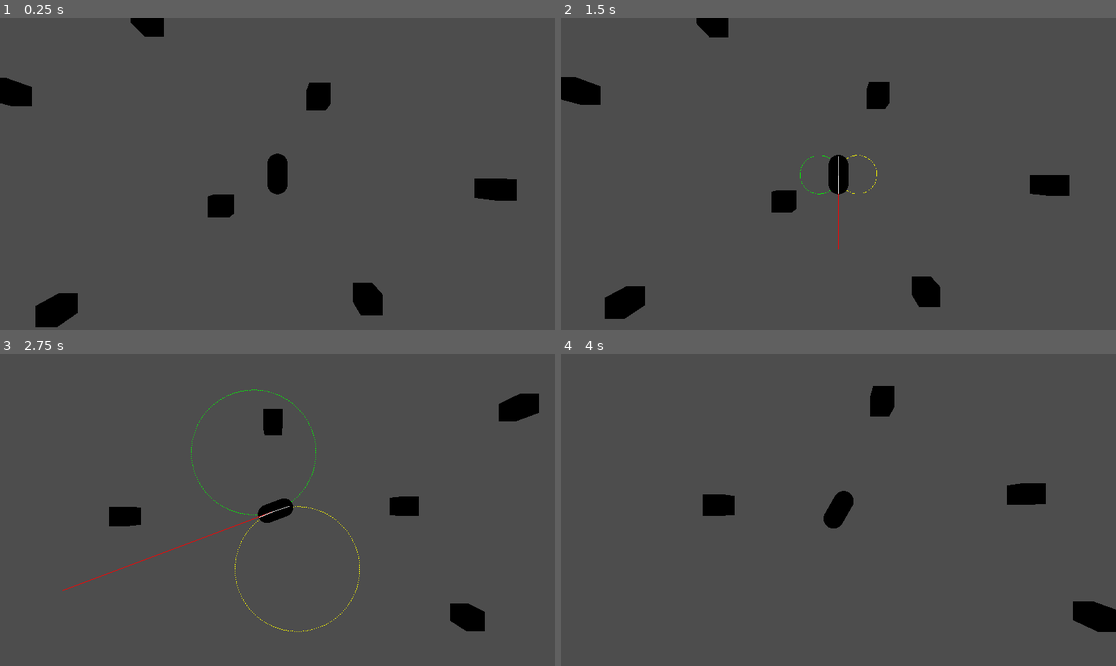
Above: before the commit, frames 1-4 (two rows, left to right).
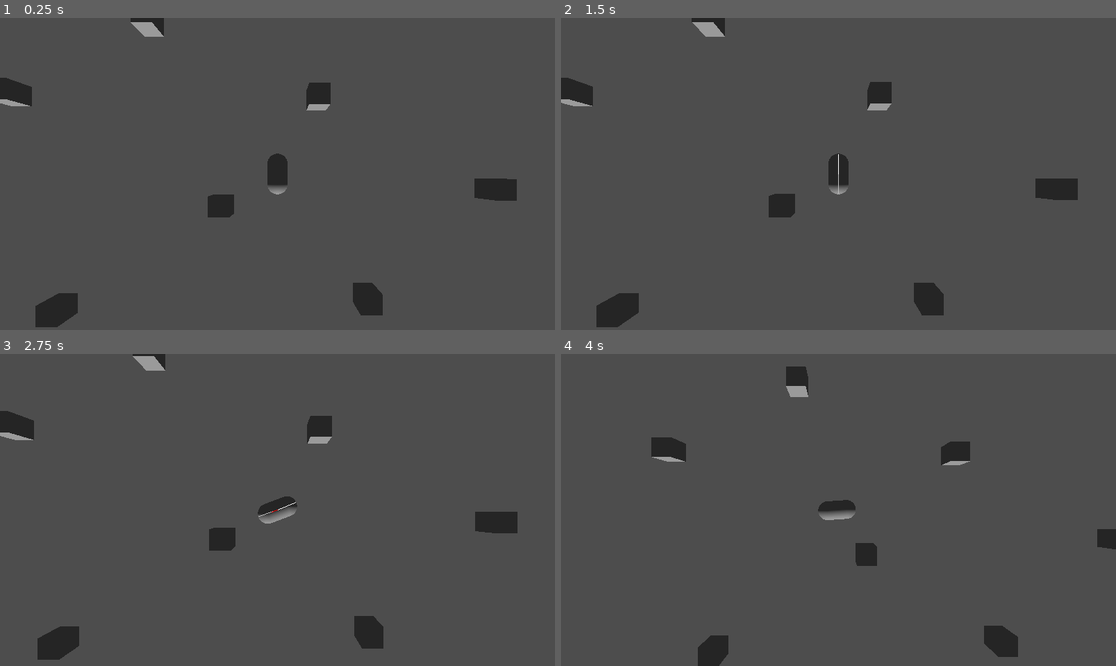
Above: after the commit, the same moments.

Repository: Herodegon/cargamedemo
Game: Godot game, scene res://scenes/game.tscn
The game is run twice, just before and just after one commit, with the same random seed, the same clock (stepped at 60 frames per second) and the same inputs.
Inputs:
- Up to frame 1 (0.25 s): no input
- Up to frame 2 (1.5 s): tap Enter at 0.5 s; hold D (turn_right) 0.53-1.28 s; hold F 0.53-1.28 s; tap Space at 1.25 s; hold S (brake) from 1.28 s (still down); tap P at 1.35 s
- Up to frame 3 (2.75 s): release S (brake) at 2.03 s; hold D (turn_right) from 2.03 s (still down); hold F from 2.03 s (still down)
- Up to frame 4 (4 s): release D (turn_right) at 2.78 s; release F at 2.78 s; hold W (accelerate) 2.78-3.53 s; tap P at 2.85 s; hold A (turn_left) from 3.53 s (still down); hold F from 3.53 s (still down)

The runs differ from the first frame. In frame 1, 3.6% of the frame differs, in the area x 0-94%, y 0-100%; in frame 2, 4.3%; in frame 3, 5.7%, in the area x 0-98%, y 0-98%; in frame 4, 5.0%.

Commit message:
Begin shader testing

Diff:
--- /dev/null
+++ b/scenes/game.gd
@@ -0,0 +1,35 @@
+extends Node3D
+
+var game_timer := 0.0
+var is_game_start = false
+
+var objects: Dictionary = {
+    # Player
+    "ObjPlayer": preload("res://scenes/obj_player.tscn"),
+
+    # Enemies
+
+    # Movables
+
+    # Barriers
+    "ObjBarrier": preload("res://scenes/obj_cube.tscn")
+}
+
+func round_time(time: float, precision: int = 2) -> float:
+    var factor := pow(10, precision)
+    return round(time * factor) / factor
+
+func _ready() -> void:
+    # Initialize game scene
+    var player = objects["ObjPlayer"].instantiate()
+    add_child(player)
+
+func _process(delta: float) -> void:
+    # Update timer
+    if (get_node("ObjPlayer") != null):
+        if (!is_game_start):
+            is_game_start = true
+        else:
+            game_timer += delta
+        game_timer = round_time(game_timer, 2)
+        #print("Game Timer: ", game_timer)
--- a/scenes/game.tscn
+++ b/scenes/game.tscn
@@ -1,11 +1,21 @@
-[gd_scene load_steps=3 format=3 uid="uid://b1ay0ep3pxx8l"]
+[gd_scene load_steps=6 format=3 uid="uid://b1ay0ep3pxx8l"]
 
+[ext_resource type="Script" uid="uid://ce2cjvsigsh58" path="res://scenes/game.gd" id="1_lnu2h"]
 [ext_resource type="PackedScene" uid="uid://lnlrcyj7p2oo" path="res://scenes/obj_cube.tscn" id="1_yqjtg"]
-[ext_resource type="PackedScene" uid="uid://b45r16egtn4eu" path="res://scenes/obj_player.tscn" id="2_lnu2h"]
+
+[sub_resource type="Environment" id="Environment_yqjtg"]
+
+[sub_resource type="CameraAttributesPhysical" id="CameraAttributesPhysical_lnu2h"]
+
+[sub_resource type="Compositor" id="Compositor_lbhrr"]
 
 [node name="Game" type="Node3D"]
+script = ExtResource("1_lnu2h")
 
-[node name="ObjPlayer" parent="." instance=ExtResource("2_lnu2h")]
+[node name="WorldEnvironment" type="WorldEnvironment" parent="."]
+environment = SubResource("Environment_yqjtg")
+camera_attributes = SubResource("CameraAttributesPhysical_lnu2h")
+compositor = SubResource("Compositor_lbhrr")
 
 [node name="ObjCube" parent="." instance=ExtResource("1_yqjtg")]
 transform = Transform3D(1, 0, 0, 0, 1, 0, 0, 0, 1, 1.98462, 0, -3.7778)
@@ -48,3 +58,6 @@
 
 [node name="ObjCube14" parent="." instance=ExtResource("1_yqjtg")]
 transform = Transform3D(1, 0, 0, 0, 1, 0, 0, 0, 1, 28.1375, 0, -11.1337)
+
+[node name="DirectionalLight3D" type="DirectionalLight3D" parent="."]
+transform = Transform3D(1, 0, 0, 0, 1, 0, 0, 0, 1, -15, 30, 15)
--- /dev/null
+++ b/scenes/obj_hud.tscn
@@ -0,0 +1,9 @@
+[gd_scene format=3 uid="uid://d0r6lc8ribirx"]
+
+[node name="ObjHud" type="Control"]
+layout_mode = 3
+anchors_preset = 15
+anchor_right = 1.0
+anchor_bottom = 1.0
+grow_horizontal = 2
+grow_vertical = 2
--- a/scenes/obj_wheel.tscn
+++ /dev/null
@@ -1,23 +0,0 @@
-[gd_scene load_steps=4 format=3 uid="uid://b0w775wpb6kn3"]
-
-[ext_resource type="Script" uid="uid://bh81nu512arf" path="res://scripts/obj_wheel.gd" id="1_tb0pc"]
-
-[sub_resource type="CylinderShape3D" id="CylinderShape3D_kfkat"]
-height = 0.5
-radius = 0.25
-
-[sub_resource type="CylinderMesh" id="CylinderMesh_tb0pc"]
-top_radius = 0.25
-bottom_radius = 0.25
-height = 0.5
-
-[node name="ObjWheel" type="Area3D"]
-script = ExtResource("1_tb0pc")
-
-[node name="CollisionShape3D" type="CollisionShape3D" parent="."]
-transform = Transform3D(1, 0, 0, 0, -4.37114e-08, -1, 0, 1, -4.37114e-08, 0, 0, 0)
-shape = SubResource("CylinderShape3D_kfkat")
-
-[node name="MeshInstance3D" type="MeshInstance3D" parent="."]
-transform = Transform3D(1, 0, 0, 0, -4.37114e-08, -1, 0, 1, -4.37114e-08, 0, 0, 0)
-mesh = SubResource("CylinderMesh_tb0pc")
--- /dev/null
+++ b/scenes/shader_test.tscn
@@ -0,0 +1,18 @@
+[gd_scene load_steps=5 format=3 uid="uid://bbkj8fcu6vi7o"]
+
+[ext_resource type="PackedScene" uid="uid://lnlrcyj7p2oo" path="res://scenes/obj_cube.tscn" id="1_3x27y"]
+[ext_resource type="Texture2D" uid="uid://dbatwg23fm1ss" path="res://icon.svg" id="1_im7wb"]
+[ext_resource type="Shader" uid="uid://dk6686g1yacb0" path="res://scripts/shader_test.gdshader" id="2_sju7m"]
+
+[sub_resource type="ShaderMaterial" id="ShaderMaterial_fthar"]
+shader = ExtResource("2_sju7m")
+
+[node name="ObjShaderTest" type="Node"]
+
+[node name="Shader3DTest" parent="." instance=ExtResource("1_3x27y")]
+transform = Transform3D(1, 0, 0, 0, 1, 0, 0, 0, 1, 0.5, 0, 0.5)
+
+[node name="Shader2DTest" type="Sprite2D" parent="."]
+material = SubResource("ShaderMaterial_fthar")
+position = Vector2(64, 64)
+texture = ExtResource("1_im7wb")
--- a/scripts/obj_player.gd
+++ b/scripts/obj_player.gd
@@ -29,7 +29,6 @@
 ### [X] - Near zero pivot point when turning during transition from reverse to drive
 ### [ ] - Turning causes a small amount of friction to be applied to the car every frame, even when net friction is 0
 
-
 enum CarStates {
 	DRIVE,
 	DRIFT,
@@ -51,12 +50,16 @@
 var state_max := 30.0
 var state_min := 0.0
 
+# Target used for car weapon systems
+var weapon_target = null
+
 ## When true, drift is applied to front and back wheels
 var is_handbrake_applied := false
 var drift_direction := Vector3.ZERO
 
 var is_friction_enabled := true
 var is_debug_enabled := false
+var is_paused := false
 
 @export_group("Camera")
 @export var camera_offset := Vector3(0.0,10.0,0.0)
@@ -67,8 +70,8 @@
 @export var max_acceleration := 10.0		# Rate of acceleration by the car each frame. 		   Default: 16.0
 @export var turn_angle := PI/6				# Angle from front wheels where turn force is applied. Default: PI/6
 @export var turn_strength := 2.0			# Magnitude of turn angle. 							   Default: 1.0
+@export var drift_strength := 1.2			# Magnitude of drift angle when handbrake is applied.  Default: 1.0
 @export var spin_angle := PI/6              # Angle from front wheels where spin force is applied. Default: PI/6
-@export var rotation_speed := 0.50	        # Rate of rotation of the car when drifting. 		   Default: 0.08
 @export var friction := -0.2				# Force to reduce acceleration. 					   Default: -0.2
 @export var drag := -0.01					# Force to reduce acceleration as velocity increases.  Default: -0.01
 
@@ -156,6 +159,12 @@
 
 	return net_friction
 
+## Sets position and rotation when player is initialized
+func _init(pos: Vector3 = Vector3(0.0,0.0,0.0), rot: Vector3 = Vector3.FORWARD) -> void:
+	# Initialize car position and rotation
+	position = pos
+	rotation = rot
+
 func _ready() -> void:
 	var top_speed := calc_top_speed(velocity)
 	print("Top Speed: ", top_speed)
@@ -173,103 +182,106 @@
 	# Reset debug nodes each frame to prevent clutter
 	clear_debug_nodes()
 
-	# Get raw input from the player
-	var raw_dir := Input.get_vector("turn_left", "turn_right", "brake", "accelerate")
-	var input_dir := Vector3(raw_dir.x, 0.0, -raw_dir.y)
-
-	# Calculate forward movement based on the direction the car is facing
-	var forward_dir := -basis.z
-	var accel_dir := input_dir.z * basis.z
-	var turn_dir := input_dir.x * basis.x
-
-	var prev_velocity = velocity.dot(forward_dir)
-	var prev_state = curr_state
-	curr_state = shift_gear(curr_state, prev_velocity, input_dir.z)
-	if (curr_state != prev_state):
-		get_gear_speed(curr_state)
-
-	#!! BUG: Turning causes a small amount of friction to be applied to the car every frame, even when net friction is 0
-	var wheel_steering := Vector3.ZERO
-	var front_wheel := global_position + (forward_dir * (scale.z/2.0))
-	var back_wheel := global_position - (forward_dir * (scale.z/2.0))
-	if (prev_velocity != 0.0 && !turn_dir.is_zero_approx()):
-		wheel_steering = calc_steering(turn_angle, turn_dir, accel_dir)
-		# Begin drifting if the brake is applied while the car is moving forward
-		if (prev_velocity > 0.0 && input_dir.z > 0.0 && is_handbrake_applied == false):
-			print("Drift Time")
-			is_handbrake_applied = true
-			drift_direction = velocity
-	elif (is_handbrake_applied == true && (velocity.normalized() - drift_direction.normalized()).length() < 0.1):
-		is_handbrake_applied = false
-
-	# Set velocity for each pair of wheels depending on their role
-	front_wheel += (velocity + wheel_steering) * delta
-	back_wheel += velocity * delta
-	var new_heading = (front_wheel - back_wheel).normalized()
-
-	# Calculate player velocity
-	var acceleration_force = Vector3.ZERO
-	if (is_handbrake_applied):
-		velocity += max_acceleration * accel_dir.normalized() * delta
-	else:
-		if (prev_velocity < max_acceleration):
-			acceleration_force = max_acceleration * accel_dir.normalized() * delta
+	if (!is_paused):
+		# Get raw input from the player
+		var raw_dir := Input.get_vector("turn_left", "turn_right", "brake", "accelerate")
+		var input_dir := Vector3(raw_dir.x, 0.0, -raw_dir.y)
+
+		# Calculate forward movement based on the direction the car is facing
+		var forward_dir := -basis.z
+		var accel_dir := input_dir.z * basis.z
+		var turn_dir := input_dir.x * basis.x
+
+		var prev_velocity = velocity.dot(forward_dir)
+		var prev_state = curr_state
+		curr_state = shift_gear(curr_state, prev_velocity, input_dir.z)
+		if (curr_state != prev_state):
+			get_gear_speed(curr_state)
+
+		#!! BUG: Turning causes a small amount of friction to be applied to the car every frame, even when net friction is 0
+		var wheel_steering := Vector3.ZERO
+		var front_wheel := global_position + (forward_dir * (scale.z/2.0))
+		var back_wheel := global_position - (forward_dir * (scale.z/2.0))
+		if (prev_velocity != 0.0 && !turn_dir.is_zero_approx()):
+			wheel_steering = calc_steering(turn_angle, turn_dir, accel_dir)
+			# Begin drifting if the brake is applied while the car is moving forward
+			if (prev_velocity > 0.0 && input_dir.z > 0.0 && is_handbrake_applied == false):
+				print("Drift Time")
+				is_handbrake_applied = true
+				drift_direction = velocity
+		elif (is_handbrake_applied == true && (velocity.normalized() - drift_direction.normalized()).length() < 0.1):
+			is_handbrake_applied = false
+
+		# Set velocity for each pair of wheels depending on their role
+		front_wheel += (velocity + wheel_steering) * delta
+		back_wheel += velocity * delta
+		var new_heading = (front_wheel - back_wheel).normalized()
+
+		# Calculate player velocity
+		var acceleration_force = Vector3.ZERO
+		if (is_handbrake_applied):
+			velocity += (max_acceleration * drift_strength) * accel_dir.normalized() * delta
 		else:
-			acceleration_force = max_acceleration * (accel_dir + wheel_steering).normalized() * delta
-		velocity = (new_heading * prev_velocity) + acceleration_force
-
-	# Calculate resistance
-	var net_friction = Vector3.ZERO
-	if (is_friction_enabled):
-		net_friction = calc_friction(velocity)
-	var net_friction_force = net_friction * delta
-	velocity += net_friction_force
-	print("Velocity: ", velocity.length())
-
-	# Constrain velocity depending on the current gear
-	var curr_velocity = velocity.dot(forward_dir)
-	if (!accel_dir.is_zero_approx()):
-		if (input_dir.z < 0.0 && curr_velocity > state_max):
-			velocity = velocity.normalized() * abs(state_max)
-		# Ensure that the car does not start at velocity of 0 when shifting to drive
-		elif (input_dir.z > 0.0 && curr_velocity < state_min):
-			velocity = velocity.normalized() * abs(state_min)
-
-	move_camera(camera_offset + global_position + Vector3(0.0, (velocity.length()/max_speed) * 5.0, 0.0))
-	#move_camera((1.0 * camera_offset) + global_position)
-
-	move_and_slide()
-	if (curr_velocity > 0.0):
-		if (is_handbrake_applied):
-			drift_direction = new_heading * drift_direction.length()
-			look_at(global_position + drift_direction)
-		else:
-			look_at(global_position + velocity)
-	elif (curr_velocity < 0.0):
-		look_at(global_position - velocity)
-
-	if (is_debug_enabled):
-		var debug_obj := [
-			velocity,
-			drift_direction,
-			#relative_input,
-			#forward_dir,
-			#acceleration_force,
-			#net_friction_force,
-			#accel_dir,
-			#turn_dir,
-			#wheel_steering,
-			#-global_transform.basis.x.normalized(),
-			#-global_transform.basis.z.normalized(),
-		]
-
-		draw_debug_lines(global_position + Vector3(0.0,5.0,0.0),debug_obj,debug_colors)
-
-		# Display the front and back wheels
-		draw_debug_lines(global_position + Vector3(0.0,5.0,0.0),[front_wheel - global_position],[Color.GRAY])
-		draw_debug_lines(global_position + Vector3(0.0,5.0,0.0),[back_wheel - global_position],[Color.WHITE])
-
-		# Display turning circles
-		var turn_velocity = velocity.length()/turn_strength
-		draw_debug_circles(global_position + (basis.x * turn_velocity),[turn_velocity],[Color.YELLOW])
-		draw_debug_circles(global_position - (basis.x * turn_velocity),[turn_velocity],[Color.GREEN])
+			if (prev_velocity < max_acceleration && prev_velocity != 0.0):
+				acceleration_force = max_acceleration * accel_dir.normalized() * delta
+			else:
+				acceleration_force = max_acceleration * (accel_dir + wheel_steering).normalized() * delta
+			velocity = (new_heading * prev_velocity) + acceleration_force
+
+		# Calculate resistance
+		var net_friction = Vector3.ZERO
+		if (is_friction_enabled):
+			net_friction = calc_friction(velocity)
+		var net_friction_force = net_friction * delta
+		velocity += net_friction_force
+
+		# Constrain velocity depending on the current gear
+		var curr_velocity = velocity.dot(forward_dir)
+		if (!accel_dir.is_zero_approx()):
+			if (input_dir.z < 0.0 && curr_velocity > state_max):
+				velocity = velocity.normalized() * abs(state_max)
+			# Ensure that the car does not start at velocity of 0 when shifting to drive
+			elif (input_dir.z > 0.0 && curr_velocity < state_min):
+				velocity = velocity.normalized() * abs(state_min)
+
+		move_camera(camera_offset + global_position + Vector3(0.0, (velocity.length()/max_speed) * 5.0, 0.0))
+
+		move_and_slide()
+		if (velocity.length() > 0.0):
+			if (is_handbrake_applied):
+				# Not sure if drift_direction.length() is better than velocity.length() for this purpose.
+				# Either should work, but further testing is is required.
+				drift_direction = new_heading * velocity.length()
+				look_at(global_position + drift_direction)
+			else:
+				look_at(global_position + velocity)
+		elif (curr_velocity < 0.0):
+			look_at(global_position - velocity)
+
+		print("Velocity: ", velocity.length())
+
+		if (is_debug_enabled):
+			var debug_obj := [
+				velocity,
+				drift_direction,
+				#relative_input,
+				#forward_dir,
+				#acceleration_force,
+				#net_friction_force,
+				#accel_dir,
+				#turn_dir,
+				#wheel_steering,
+				#-global_transform.basis.x.normalized(),
+				#-global_transform.basis.z.normalized(),
+			]
+
+			draw_debug_lines(global_position + Vector3(0.0,5.0,0.0),debug_obj,debug_colors)
+
+			# Display the front and back wheels
+			draw_debug_lines(global_position + Vector3(0.0,5.0,0.0),[front_wheel - global_position],[Color.GRAY])
+			draw_debug_lines(global_position + Vector3(0.0,5.0,0.0),[back_wheel - global_position],[Color.WHITE])
+
+			# Display turning circles
+			var turn_velocity = velocity.length()/turn_strength
+			draw_debug_circles(global_position + (basis.x * turn_velocity),[turn_velocity],[Color.YELLOW])
+			draw_debug_circles(global_position - (basis.x * turn_velocity),[turn_velocity],[Color.GREEN])
--- a/scripts/obj_wheel.gd
+++ /dev/null
@@ -1,4 +0,0 @@
-extends Area3D
-
-var wheel_radius := 0.25
-var wheel_speed := 0.0
--- /dev/null
+++ b/scripts/shader_test.gdshader
@@ -0,0 +1,14 @@
+shader_type canvas_item;
+
+void vertex() {
+	// Called for every vertex the material is visible on.
+}
+
+void fragment() {
+	// Called for every pixel the material is visible on.
+}
+
+//void light() {
+//	// Called for every pixel for every light affecting the CanvasItem.
+//	// Uncomment to replace the default light processing function with this one.
+//}
Not shown, added: assets/greenscreen-greenscreen-car.ogv.uid
Not shown, added: scenes/game.gd.uid
Not shown, removed: scripts/obj_wheel.gd.uid
Not shown, added: scripts/shader_test.gdshader.uid
Not shown, added: assets/greenscreen-greenscreen-car.ogv
